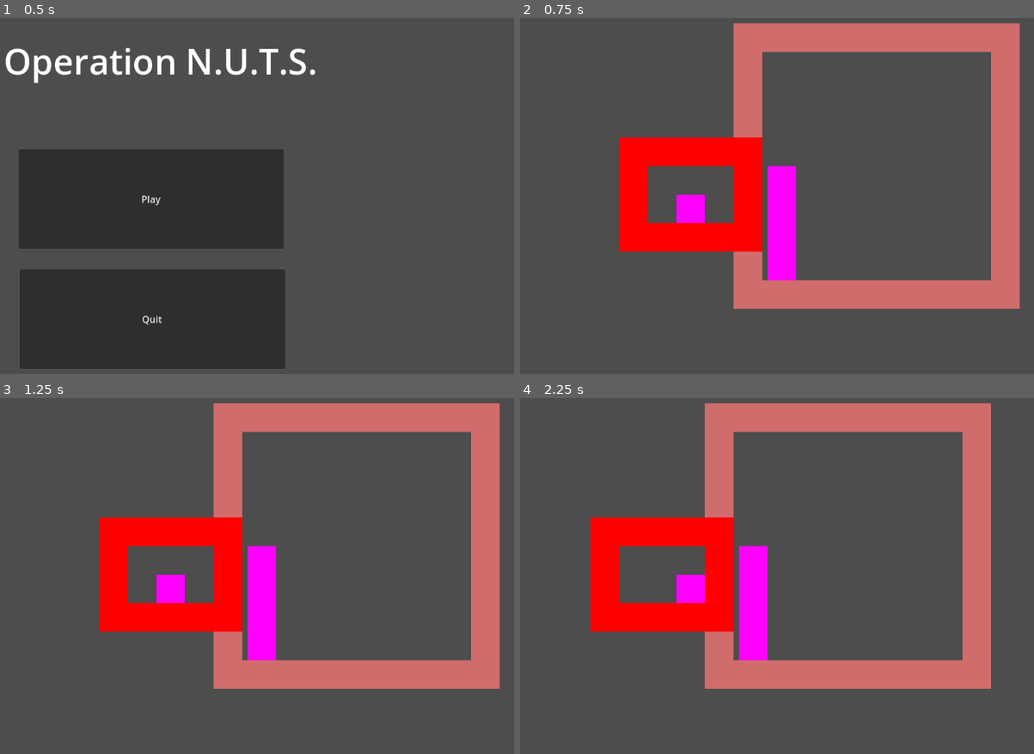
Above: before the commit, frames 1-4 (two rows, left to right).
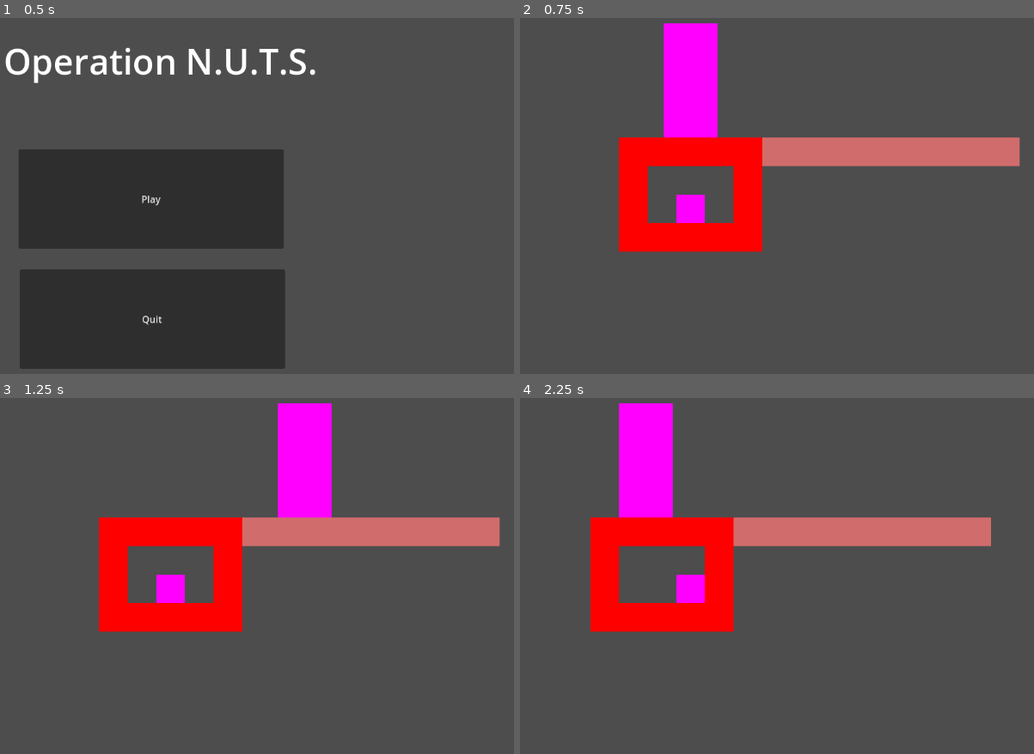
Above: after the commit, the same moments.

Repository: SupermanBritt/OperationNUTS
Game: Godot game, scene res://Scenes/main_menu.tscn
Same seed, same stepped clock (60 frames per second), same inputs: the game is played once before the commit and once after it.
Inputs:
- Up to frame 1 (0.5 s): no input
- Up to frame 2 (0.75 s): click "Play" at 0.5 s
- Up to frame 3 (1.25 s): no input
- Up to frame 4 (2.25 s): tap Enter (ui_accept) at 1.25, 1.52 s; hold Right (ui_right) from 1.28 s (still down)

Frame 1 is identical in both runs. In frame 2, 23% of the frame differs, in the area x 27-98%, y 1-82%; in frame 3, 22%; in frame 4, 23%.

Commit message:
Enemy Path Movement
Enemy now can move along a path.

Diff:
--- a/Paths/PathLeftToRight.tscn
+++ b/Paths/PathLeftToRight.tscn
@@ -1,6 +1,19 @@
-[gd_scene load_steps=2 format=3 uid="uid://cmmfb0ku63rpk"]
+[gd_scene load_steps=3 format=3 uid="uid://cmmfb0ku63rpk"]
+
+[ext_resource type="PackedScene" uid="uid://btkbvpehjqw01" path="res://Sprites/Enemy.tscn" id="1_mdbft"]
 
 [sub_resource type="Curve2D" id="Curve2D_lvtlv"]
+_data = {
+"points": PackedVector2Array(0, 0, 0, 0, 0, 0, 0, 0, 0, 0, 2658.13, 0, 0, 0, 0, 0, 0, 0)
+}
+point_count = 3
 
 [node name="PathLeftToRight" type="Path2D"]
+scale = Vector2(1.875, 1)
 curve = SubResource("Curve2D_lvtlv")
+metadata/_edit_lock_ = true
+
+[node name="EnemyFollower" type="PathFollow2D" parent="."]
+metadata/_edit_lock_ = true
+
+[node name="Enemy" parent="EnemyFollower" instance=ExtResource("1_mdbft")]
--- a/Scenes/testing.tscn
+++ b/Scenes/testing.tscn
@@ -2,7 +2,7 @@
 
 [ext_resource type="PackedScene" uid="uid://coogyl0u8ymia" path="res://Sprites/Squirrel.tscn" id="1_nn10j"]
 [ext_resource type="Texture2D" uid="uid://8p3n7a4q62ok" path="res://Tilesheets/New Piskel.png" id="2_tp4q6"]
-[ext_resource type="PackedScene" uid="uid://btkbvpehjqw01" path="res://Sprites/Enemy.tscn" id="3_t66mr"]
+[ext_resource type="PackedScene" uid="uid://cmmfb0ku63rpk" path="res://Paths/PathLeftToRight.tscn" id="3_8cxo8"]
 
 [sub_resource type="TileSetAtlasSource" id="TileSetAtlasSource_cuxid"]
 texture = ExtResource("2_tp4q6")
@@ -38,7 +38,7 @@
 tile_set = SubResource("TileSet_aa4oc")
 format = 2
 layer_0/name = "FloorAndWalls"
-layer_0/tile_data = PackedInt32Array(131070, 1, 0, 131071, 1 …(125 unchanged characters)…  -65538, 1, 0, -2, 1, 0, 65534, 1, 0, -196606, 65537, 1, -262142, 65537, 1, -327678, 65537, 1, -393214, 65537, 1, 131074, 65537, 1, 196610, 65537, 1, -393205, 65537, 1, -327669, 65537, 1, -262133, 65537, 1, -196597, 65537, 1, -131061, 65537, 1, -65525, 65537, 1, 196619, 65537, 1, 11, 65537, 1, 65547, 65537, 1, 131083, 65537, 1, -393213, 65537, 1, -393212, 65537, 1, -393211, 65537, 1, -393210, 65537, 1, -393209, 65537, 1, -393208, 65537, 1, -393207, 65537, 1, -393206, 65537, 1, 196611, 65537, 1, 196612, 65537, 1, 196613, 65537, 1, 196614, 65537, 1, 196615, 65537, 1, 196616, 65537, 1, 196617, 65537, 1, 196618, 65537, 1)
+layer_0/tile_data = PackedInt32Array(131070, 1, 0, 131071, 1 …(125 unchanged characters)…  -65538, 1, 0, -2, 1, 0, 65534, 1, 0, -131069, 65537, 1, -131068, 65537, 1, -131067, 65537, 1, -131066, 65537, 1, -131065, 65537, 1, -131064, 65537, 1, -131063, 65537, 1, -131062, 65537, 1, -131061, 65537, 1)
 
-[node name="Enemy" parent="." instance=ExtResource("3_t66mr")]
-position = Vector2(2216, 600)
+[node name="PathLeftToRight" parent="." instance=ExtResource("3_8cxo8")]
+position = Vector2(-632, -2400)
--- a/Scripts/Enemy.gd
+++ b/Scripts/Enemy.gd
@@ -1,9 +1,13 @@
 extends CharacterBody2D
 
 @export var gravity : float = 6000.0
+@export var speed : float = 3000.0
 
 func _physics_process(delta):
 	# Add the gravity.
 	if not is_on_floor():
 		velocity.y += gravity * delta
 	move_and_slide()
+
+func _process(delta):
+	get_parent().set_progress(get_parent().get_progress() + speed * delta)
Empty file added: Scripts/EnemyFollower.gd
